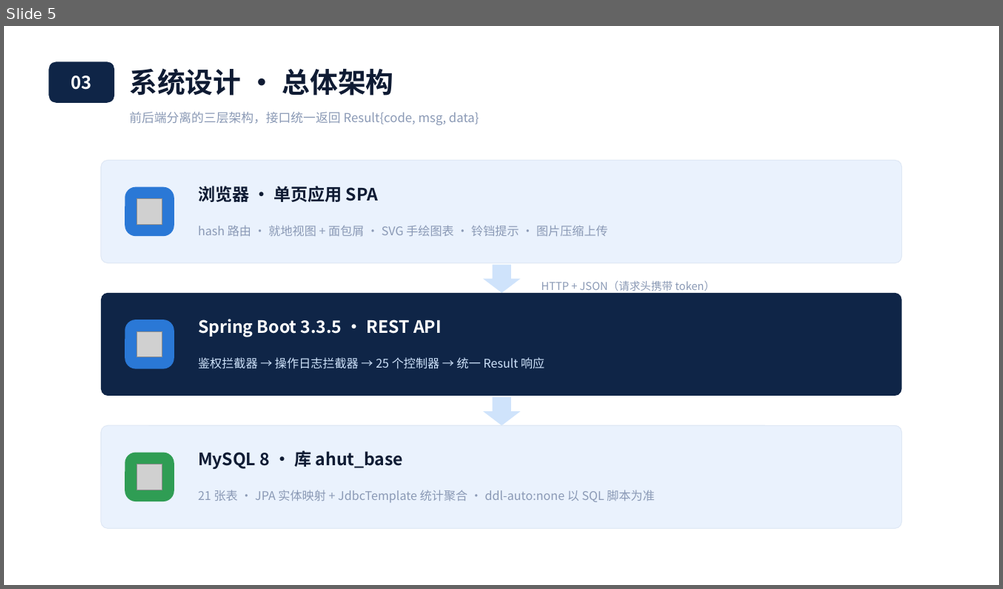
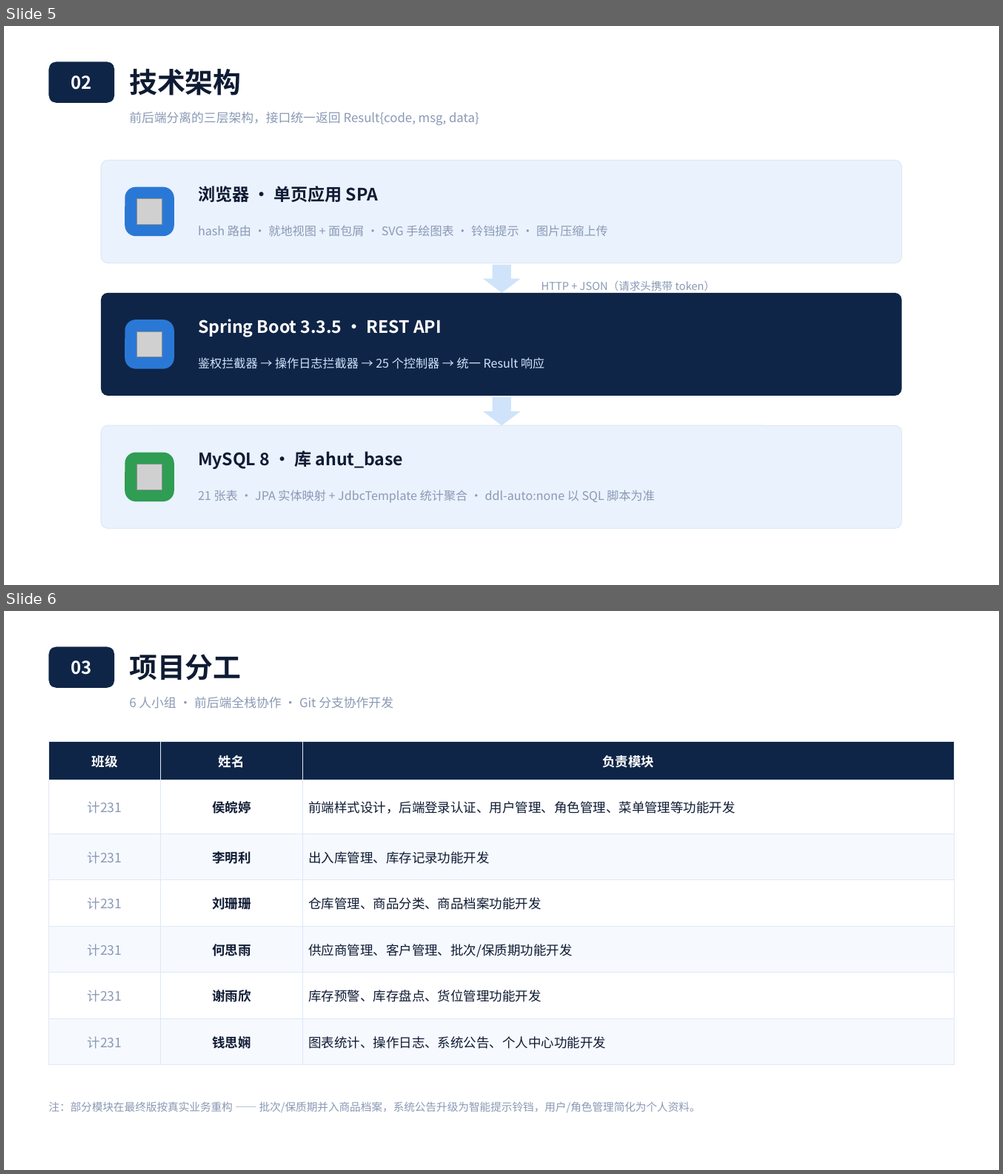
Before and after one commit to bal483836-ctrl/Warehouse_MS, a slide deck: 小明智库-答辩汇报.pptx. Shown one above the other, each under a label of ours: slide 5 before the commit, slides 5 and 6 after it. The pictures are 1003x589 and 1003x1174 pixels, drawn with LibreOffice and Linux fonts; fonts in the diff are those of the drawing; grey boxes stand for pictures. Boxes give left, top, right and bottom in pixels: in the first picture for what was removed or moved away, otherwise in the second. Text is boxed around its words. In the diff, an @@ line names an element or a change of style, - is before the commit and + after.

```diff
--- a/小明智库-答辩汇报.pptx
+++ b/小明智库-答辩汇报.pptx
@@ slide 6 added at [4,611,999,1170], background #FFFFFF @@
@@ rounded rectangle added at [48,647,114,688], fill #0F2547 @@
@@ text added at [129,654,241,681], 27 pt, text #0F1B33, bold @@
+项目分工
@@ text added at [71,661,92,675], 17 pt, text #FFFFFF, bold @@
+03
@@ text added at [129,697,393,709], 12 pt, text #8A99B5 @@
+6 人小组 · 前后端全栈协作 · Git 分支协作开发
@@ table added at [48,741,954,1052], 7 rows, 3 columns @@
+班级 | 姓名 | 负责模块
+计231 | 侯皖婷 | 前端样式设计，后端登录认证、用户管理、角色管理、菜单管理等功能开发
+计231 | 李明利 | 出入库管理、库存记录功能开发
+计231 | 刘珊珊 | 仓库管理、商品分类、商品档案功能开发
+计231 | 何思雨 | 供应商管理、客户管理、批次/保质期功能开发
+计231 | 谢雨欣 | 库存预警、库存盘点、货位管理功能开发
+计231 | 钱思娴 | 图表统计、操作日志、系统公告、个人中心功能开发
@@ text added at [48,1102,700,1113], 10.5 pt, text #8A99B5 @@
+注：部分模块在最终版按真实业务重构 —— 批次/保质期并入商品档案，系统公告升级为智能提示铃铛，用户/角色管理简化为个人资料。
@@ slide 5 changed as well @@
@@ text at [129,69,241,96]: text changed @@
-系统设计 · 总体架构
+技术架构
@@ text at [71,76,92,90]: text changed @@
-03
+02
```
Also in this commit, not shown: 13 other slides changed, 2 other slides added, 3 slides removed.
